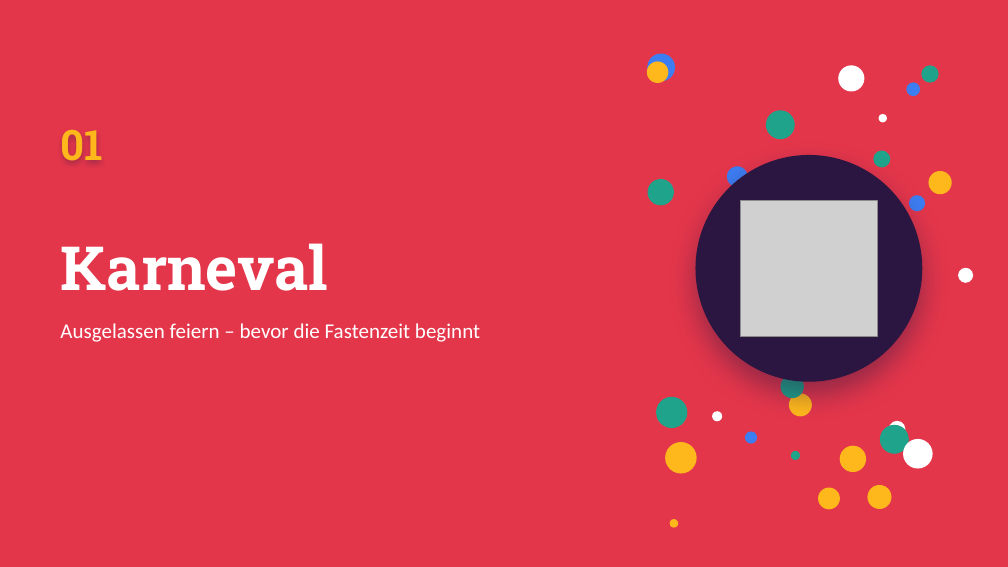
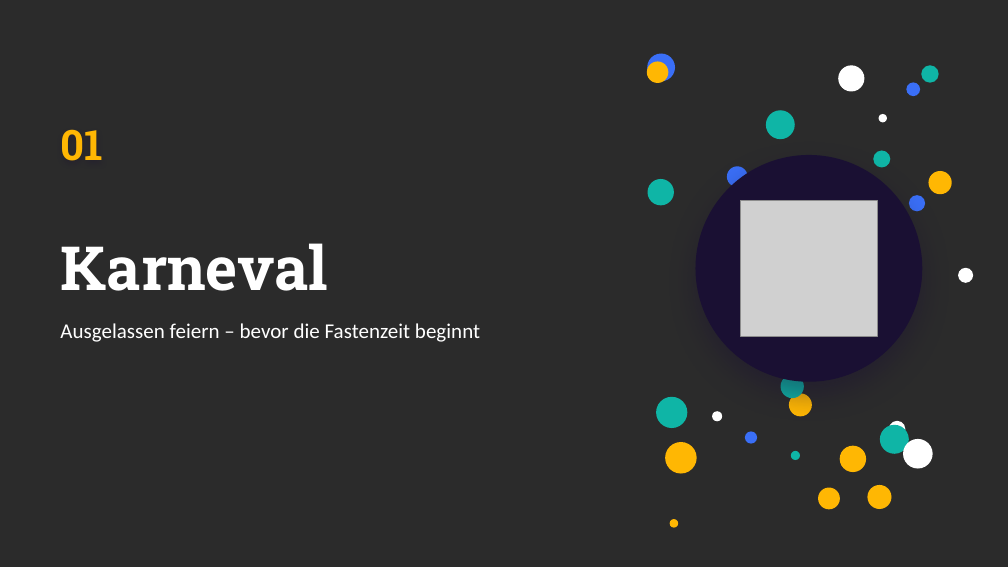
Before and after one commit to Flxrian/Erinnerung, a slide deck: slide 3 of Karneval_und_Ostern.pptx. Drawn at 1008x567 pixels with LibreOffice and Linux fonts; fonts in the diff are those of the drawing; grey boxes stand for pictures; background and template pictures are left out; a plain dark background stands for a picture behind light text. Boxes give left, top, right and bottom in pixels: in the first picture for what was removed or moved away, otherwise in the second. Text is boxed around its words. In the diff, an @@ line names an element or a change of style, - is before the commit and + after.

```diff
--- a/Karneval_und_Ostern.pptx
+++ b/Karneval_und_Ostern.pptx
@@ background #E4364B to picture (left out) @@
@@ text "01" at (x1=60, y1=129, x2=102, y2=161): text colour #FFB81C to #FFB703 @@
@@ ellipse at (x1=696, y1=155, x2=923, y2=382): fill #2A1640 to #1A1033; shadow changed @@
@@ fill #3D7DF2 to #3A6FF7 in 8 elements at (x1=745, y1=432, x2=757, y2=444), (x1=907, y1=82, x2=920, y2=96), (x1=647, y1=54, x2=675, y2=82), (x1=854, y1=175, x2=876, y2=197), (x1=909, y1=195, x2=925, y2=211), (x1=856, y1=257, x2=880, y2=281), (x1=727, y1=166, x2=748, y2=187), (x1=753, y1=177, x2=771, y2=194) @@
@@ fill #1FA38A to #0FB5A6 in 9 elements at (x1=841, y1=449, x2=857, y2=465), (x1=648, y1=179, x2=675, y2=206), (x1=922, y1=65, x2=939, y2=82), (x1=880, y1=425, x2=909, y2=454), (x1=766, y1=110, x2=795, y2=139), (x1=791, y1=451, x2=800, y2=460), (x1=780, y1=375, x2=804, y2=399), (x1=873, y1=150, x2=891, y2=168), (x1=656, y1=397, x2=687, y2=428) @@
@@ fill #FFB81C to #FFB703 in 10 elements at (x1=929, y1=171, x2=952, y2=194), (x1=800, y1=169, x2=830, y2=200), (x1=814, y1=322, x2=832, y2=340), (x1=840, y1=446, x2=867, y2=473), (x1=789, y1=393, x2=812, y2=416), (x1=867, y1=485, x2=892, y2=509), (x1=647, y1=61, x2=668, y2=82), (x1=665, y1=442, x2=697, y2=474), (x1=818, y1=488, x2=840, y2=510), (x1=670, y1=520, x2=678, y2=528) @@
```
Also in this commit, not shown: 17 other slides changed.
